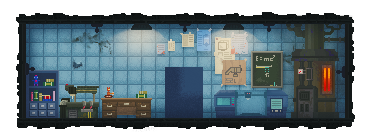
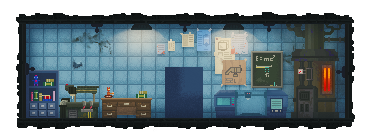
Layers edited between the first and the second 375x139 image:
painted on "Поиск цвета 2" over [left=132, top=13, right=353, bottom=132]
